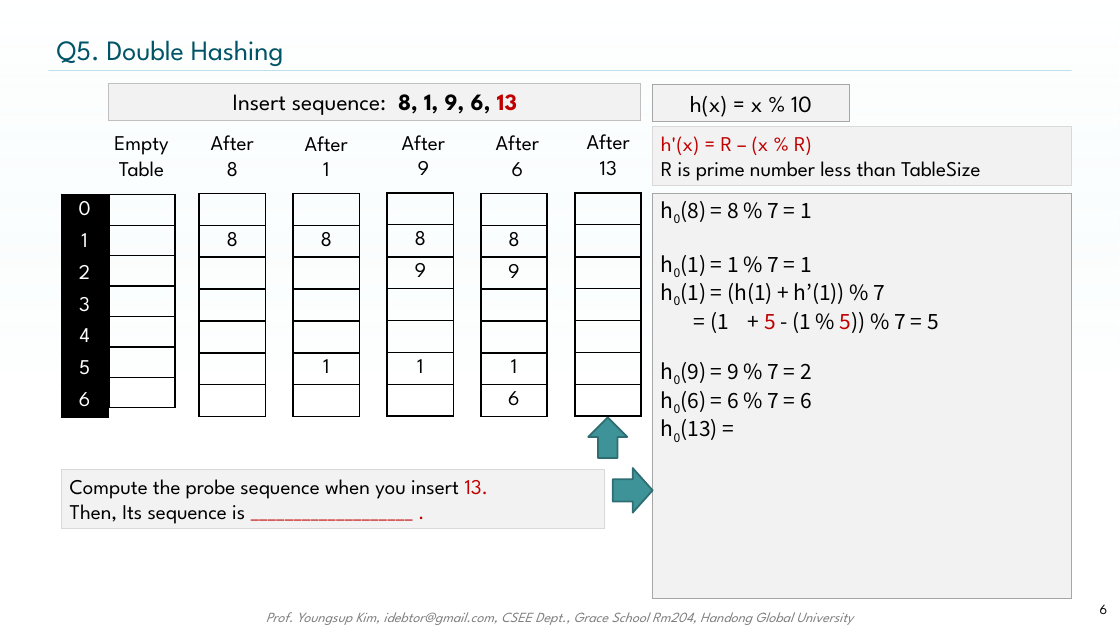
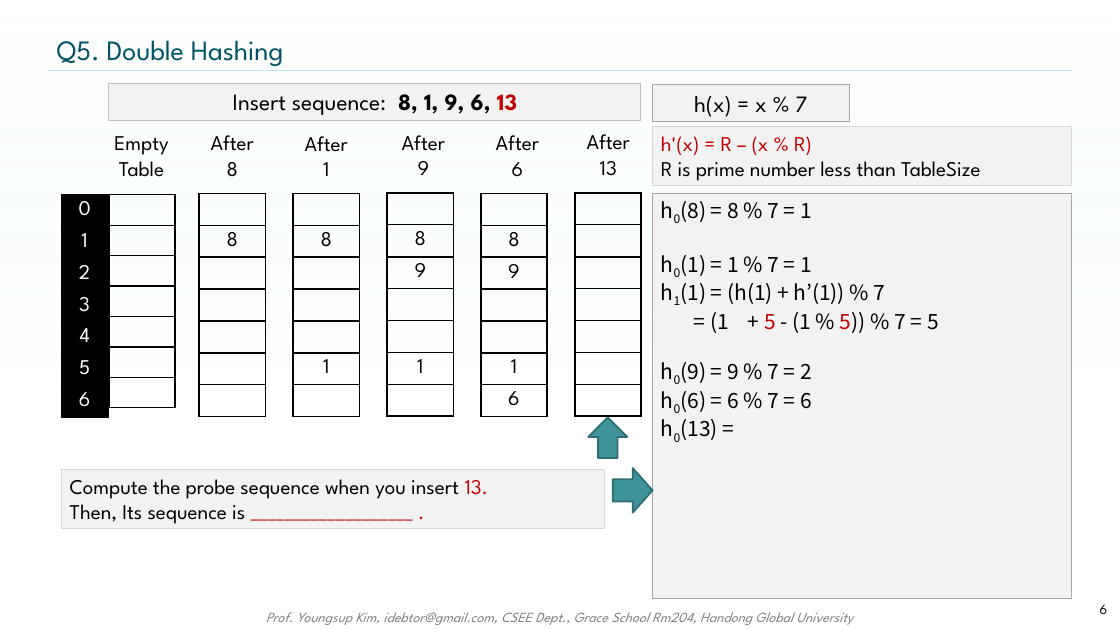
Before and after one commit to idebtor/nowic, a slide deck: slide 6 of ppts/08-1 HashingFinal.pptx. Drawn at 1120x630 pixels with LibreOffice and Linux fonts; fonts in the diff are those of the drawing; background and template pictures are left out. Boxes give left, top, right and bottom in pixels: in the first picture for what was removed or moved away, otherwise in the second. Text is boxed around its words. In the diff, an @@ line names an element or a change of style, - is before the commit and + after.

Commit message:
Update 08-1 HashingFinal.pptx
Q5. 오류 수정

```diff
--- a/ppts/08-1 HashingFinal.pptx
+++ b/ppts/08-1 HashingFinal.pptx
@@ text in rectangle at <box>694,96,807,117</box>: text changed @@
-h(x) = x % 10
+h(x) = x % 7
@@ text in rectangle at <box>680,283,939,333</box>: text changed @@
-h0(1) = (h(1) + h’(1)) % 7
-= (1 + 5 - (1 % 5)) % 7 = 5
+h1(1) = (h(1) + h’(1)) % 7
+= (1 + 5 - (1 % 5)) % 7 = 5
```
